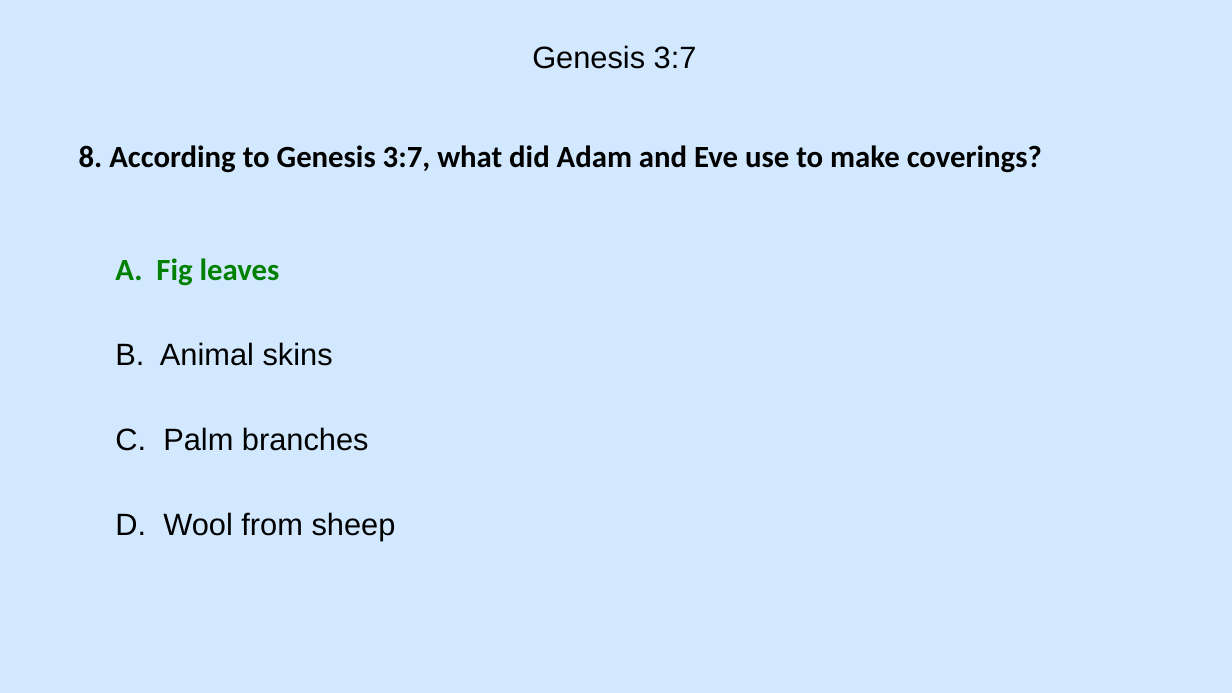
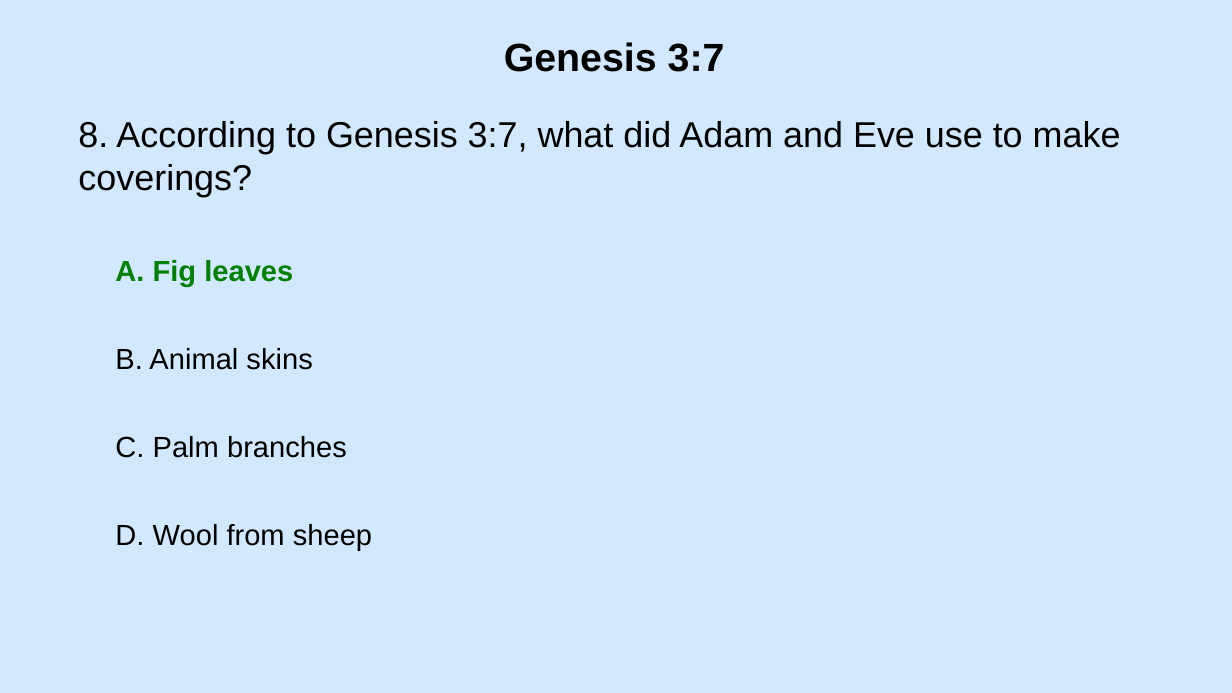
Before and after one commit to shelmel2012-beep/Genesis-Jeopardy-Bible-Bowl-Study-Guide-, a slide deck: slide 17 of Genesis 3 Study Guide 1.pptx. Drawn at 1232x693 pixels with LibreOffice and Linux fonts; fonts in the diff are those of the drawing. Boxes give left, top, right and bottom in pixels: in the first picture for what was removed or moved away, otherwise in the second. Text is boxed around its words. In the diff, an @@ line names an element or a change of style, - is before the commit and + after.

```diff
--- a/Genesis 3 Study Guide 1.pptx
+++ b/Genesis 3 Study Guide 1.pptx
@@ text "Genesis 3:7" at bbox=[504, 42, 725, 72]: size 18 to 23 pt, bold on @@
@@ text "8. According to Genesis 3:7, ...": place and size @@
-text "8. According to Genesis 3:7, ..." at bbox=[79, 145, 1042, 173]
+text "8. According to Genesis 3:7, ..." at bbox=[78, 121, 1121, 197]
@@ text "8. According to Genesis 3:7, ..." at bbox=[78, 121, 1121, 197]: size 18 to 21 pt, font Calibri to Arial, bold off @@
@@ text "A. Fig leaves" at bbox=[115, 260, 293, 287]: size 18 to 17 pt, font Calibri to Arial @@
@@ text "C. Palm branches": place and size @@
-text "C. Palm branches" at bbox=[115, 427, 369, 451]
+text "C. Palm branches" at bbox=[115, 436, 347, 458]
@@ size 18 to 17 pt in 3 elements at bbox=[115, 348, 312, 370], bbox=[115, 436, 347, 458], bbox=[115, 524, 372, 550] @@
@@ text "D. Wool from sheep": place and size @@
-text "D. Wool from sheep" at bbox=[115, 512, 396, 540]
+text "D. Wool from sheep" at bbox=[115, 524, 372, 550]
```
Also in this commit, not shown: 40 other slides changed, 10 slides added, 1 other file.
